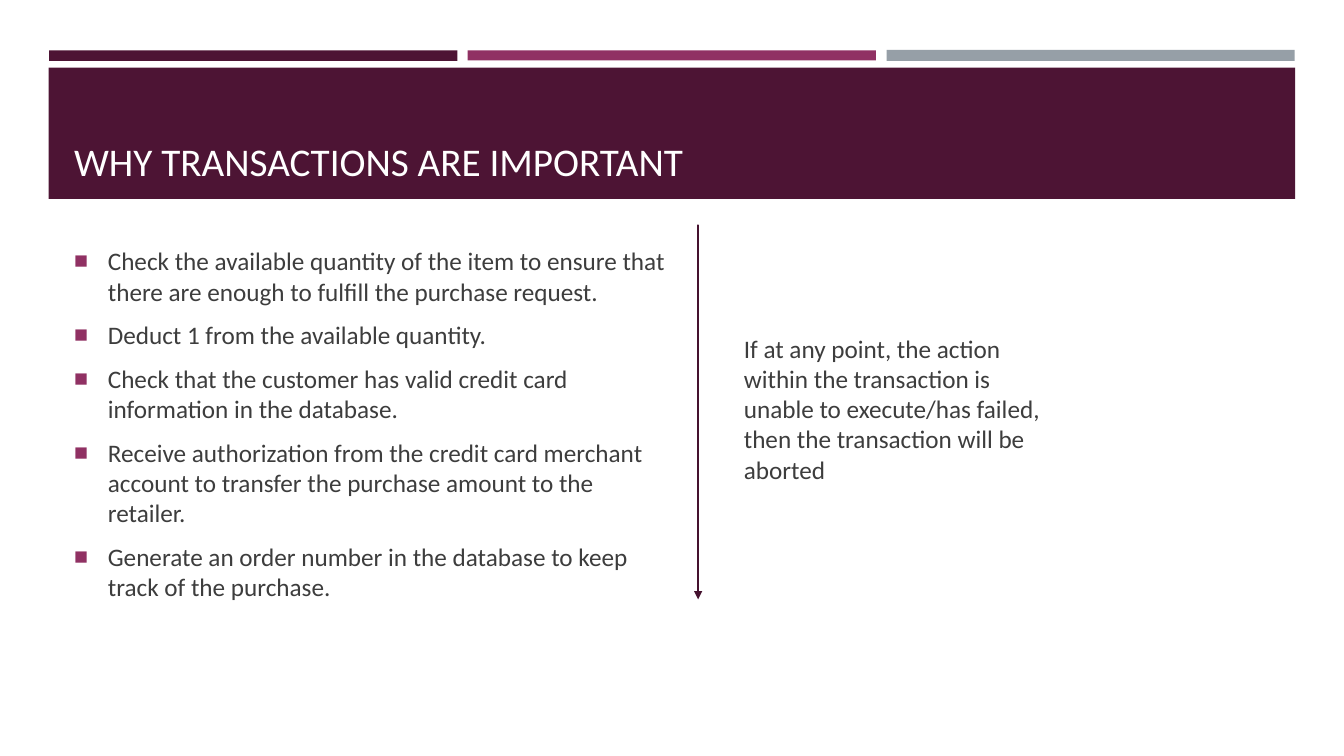
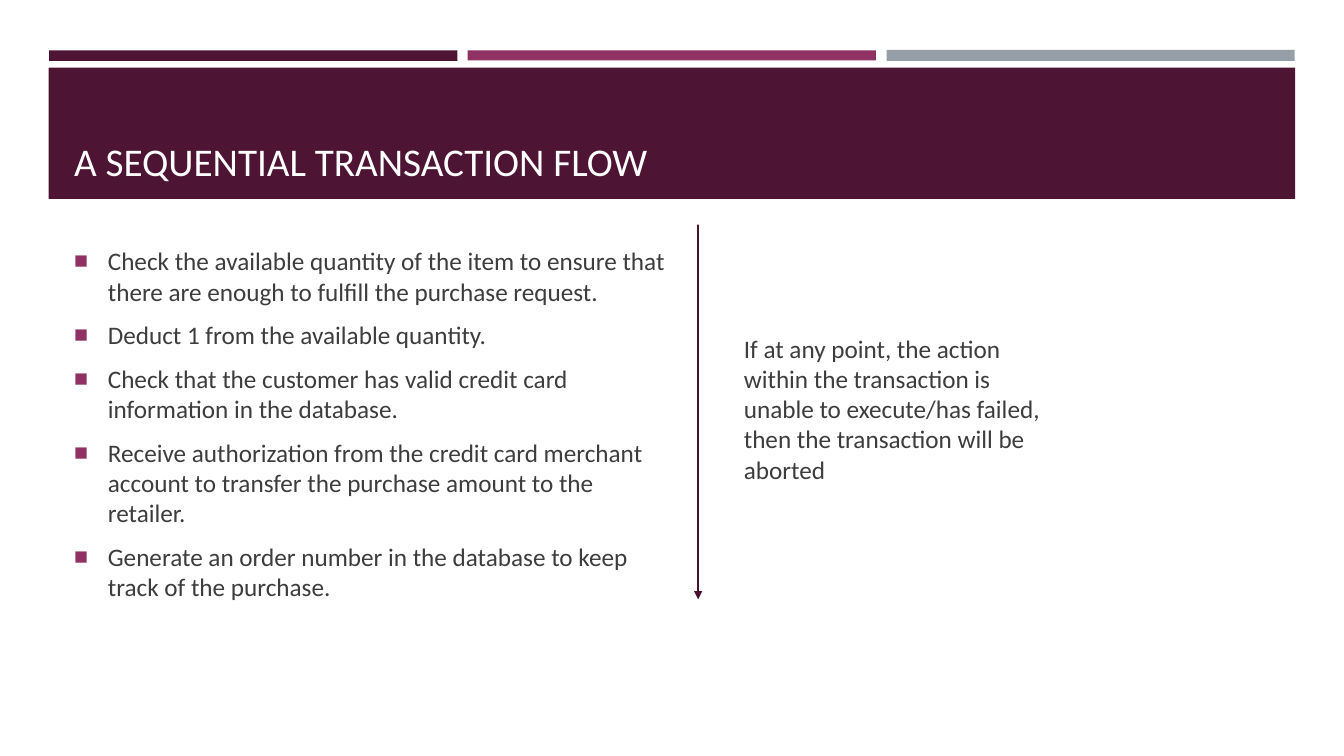
Before and after one commit to jeff-tor/wiley-sre-training, a slide deck: slide 4 of relational-databases-and-sql/PPT_Transactions.pptx (slide 5 before the commit). Drawn at 1344x756 pixels with LibreOffice and Linux fonts; fonts in the diff are those of the drawing. Boxes give left, top, right and bottom in pixels: in the first picture for what was removed or moved away, otherwise in the second. Text is boxed around its words. In the diff, an @@ line names an element or a change of style, - is before the commit and + after.

```diff
--- a/relational-databases-and-sql/PPT_Transactions.pptx
+++ b/relational-databases-and-sql/PPT_Transactions.pptx
@@ title at bbox=[74, 150, 647, 182]: text changed @@
-WHY TRANSACTIONS ARE IMPORTANT
+A SEQUENTIAL TRANSACTION FLOW
```
Also in this commit, not shown: 7 other slides changed, 1 slide added, 2 slides removed, 4 other files.
